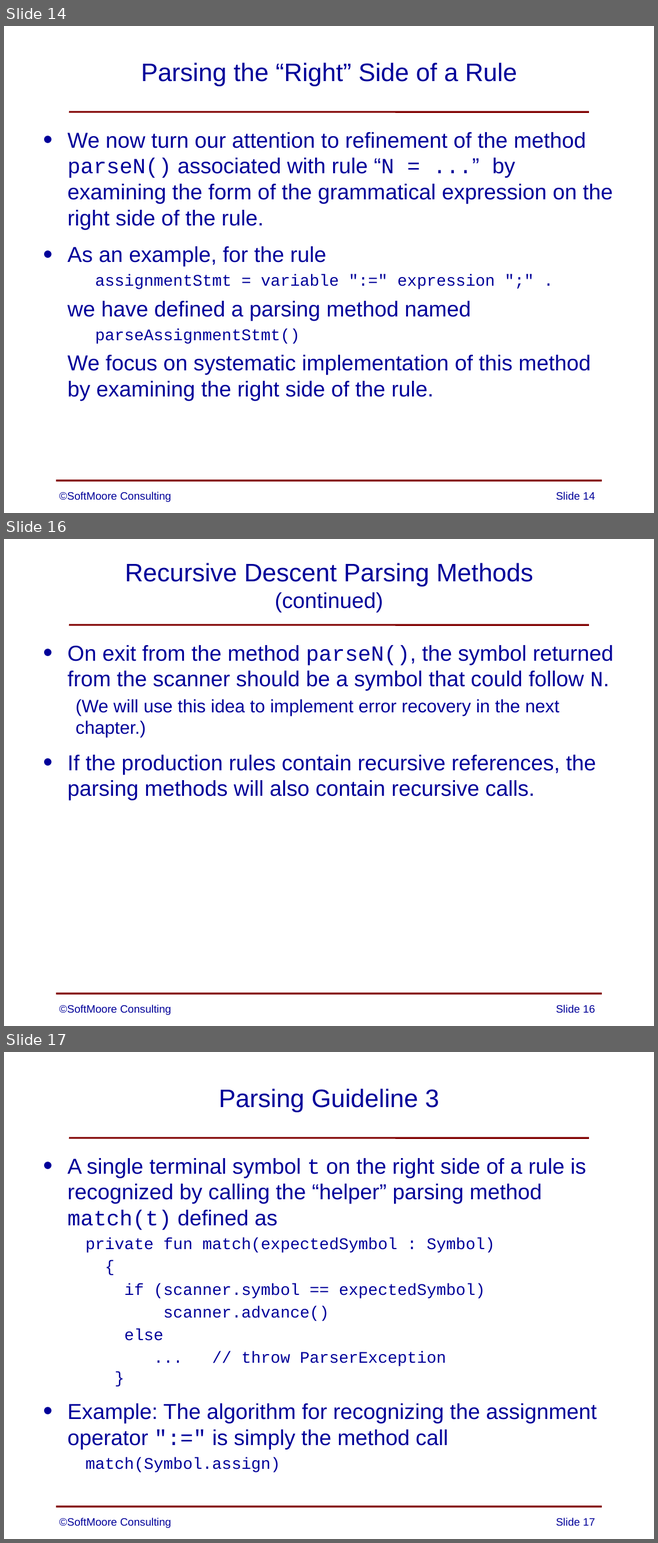
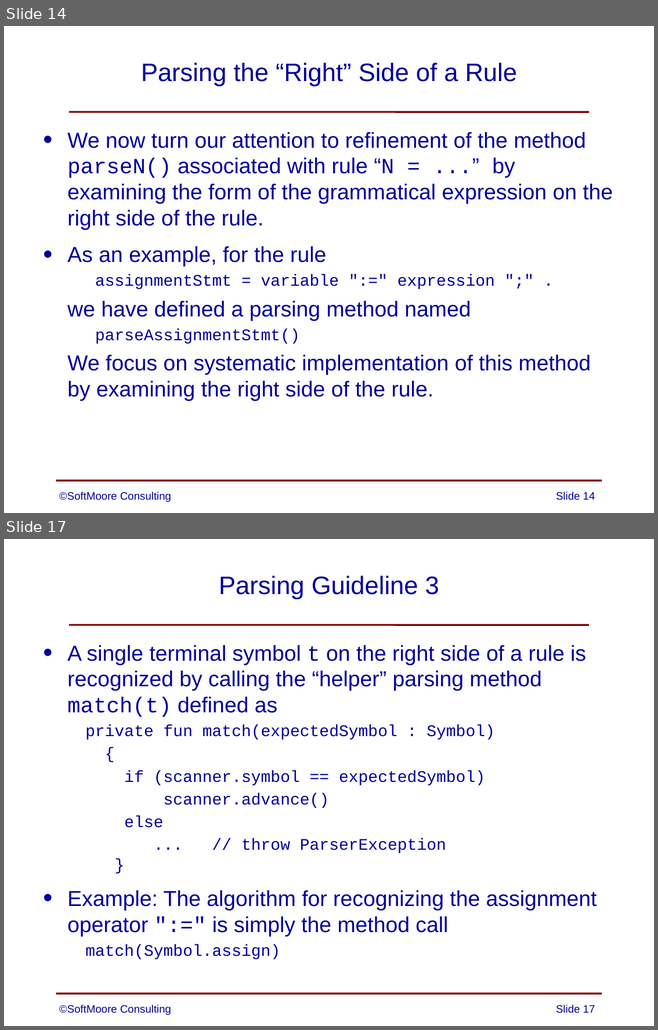
Before and after one commit to SoftMoore/CPRL-Kt-2nd, a slide deck: PowerPoints/06 - Syntax Analysis.pptx. Shown one above the other, each under a label of ours: slides 14, 16 and 17 before the commit, slides 14 and 17 after it; the slides between them are not shown. The pictures are 658x1543 and 658x1030 pixels, drawn with LibreOffice and Linux fonts; fonts in the diff are those of the drawing. Boxes give left, top, right and bottom in pixels: in the first picture for what was removed or moved away, otherwise in the second. Text is boxed around its words. In the diff, an @@ line names an element or a change of style, - is before the commit and + after.

```diff
--- a/PowerPoints/06 - Syntax Analysis.pptx
+++ b/PowerPoints/06 - Syntax Analysis.pptx
@@ slide 16 removed at bbox=[4, 539, 654, 1026], background #FFFFFF; not listed: 2 template elements that a slide beside it also shows @@
@@ title removed at bbox=[125, 563, 533, 613] @@
-Recursive Descent Parsing Methods
-(continued)
@@ text removed at bbox=[67, 645, 613, 801] @@
-• On exit from the method parseN(), the symbol returned from the scanner should be a symbol that could follow N.
-  (We will use this idea to implement error recovery in the next chapter.)
-• If the production rules contain recursive references, the parsing methods will also contain recursive calls.
@@ text removed at bbox=[59, 1005, 171, 1015] @@
-©SoftMoore Consulting
@@ page number removed at bbox=[556, 1005, 595, 1013] @@
-Slide 16
```
Also in this commit, not shown: 5 slides changed, 1 slide added.
